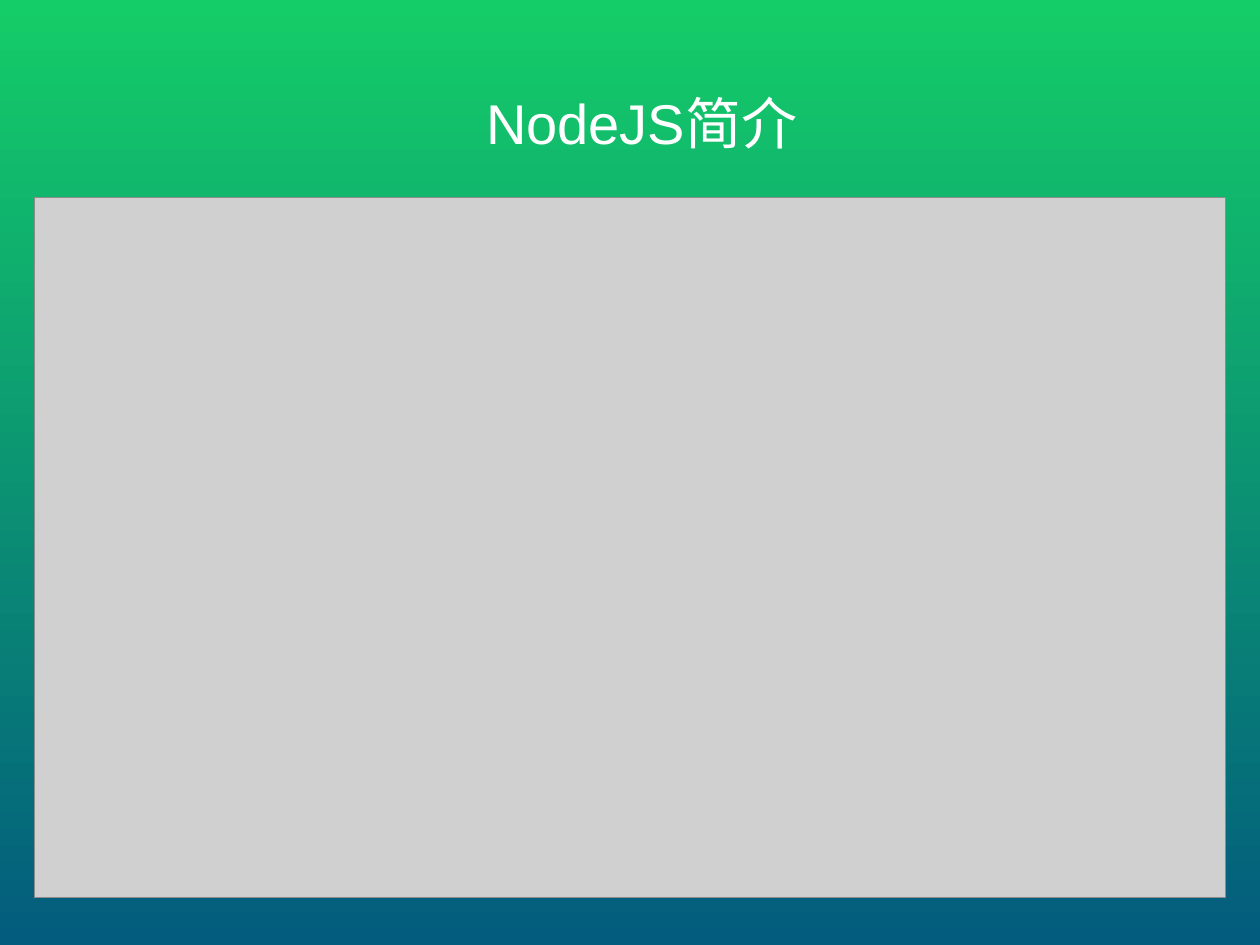
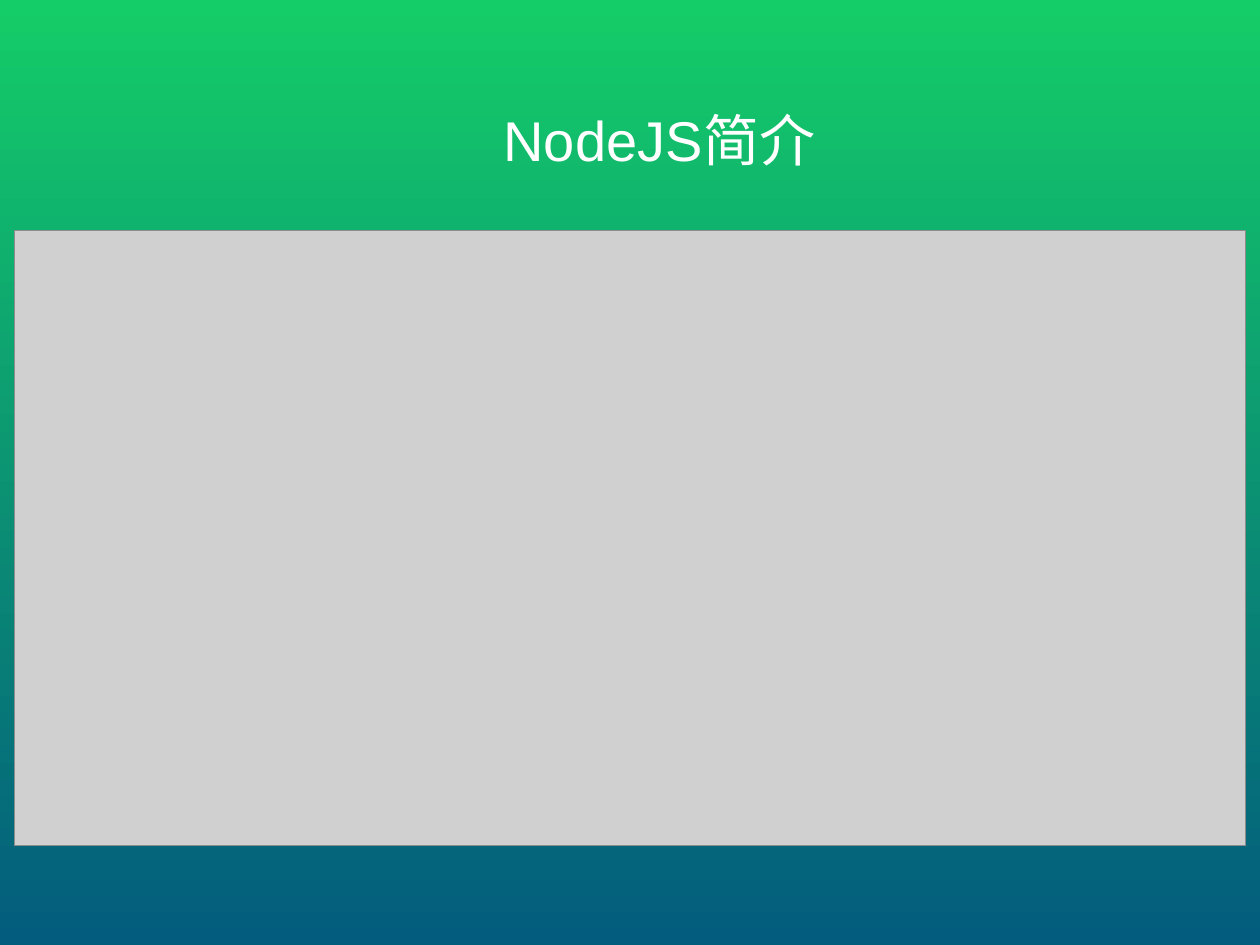
Before and after one commit to mopacha/course, a slide deck: slide 8 of ppt/聊一下NodeJS.pptx (slide 6 before the commit). Drawn at 1260x945 pixels with LibreOffice and Linux fonts; fonts in the diff are those of the drawing; grey boxes stand for pictures. Boxes give left, top, right and bottom in pixels: in the first picture for what was removed or moved away, otherwise in the second. Text is boxed around its words. In the diff, an @@ line names an element or a change of style, - is before the commit and + after.

```diff
--- a/ppt/聊一下NodeJS.pptx
+++ b/ppt/聊一下NodeJS.pptx
@@ text "NodeJS简介": place and size @@
-text "NodeJS简介" at <box>486,99,797,149</box>
+text "NodeJS简介" at <box>504,117,815,166</box>
@@ picture: place and size @@
-picture at <box>34,198,1225,897</box>
+picture at <box>15,231,1246,845</box>
```
Also in this commit, not shown: 6 slides added, 1 slide removed, 1 other file.
